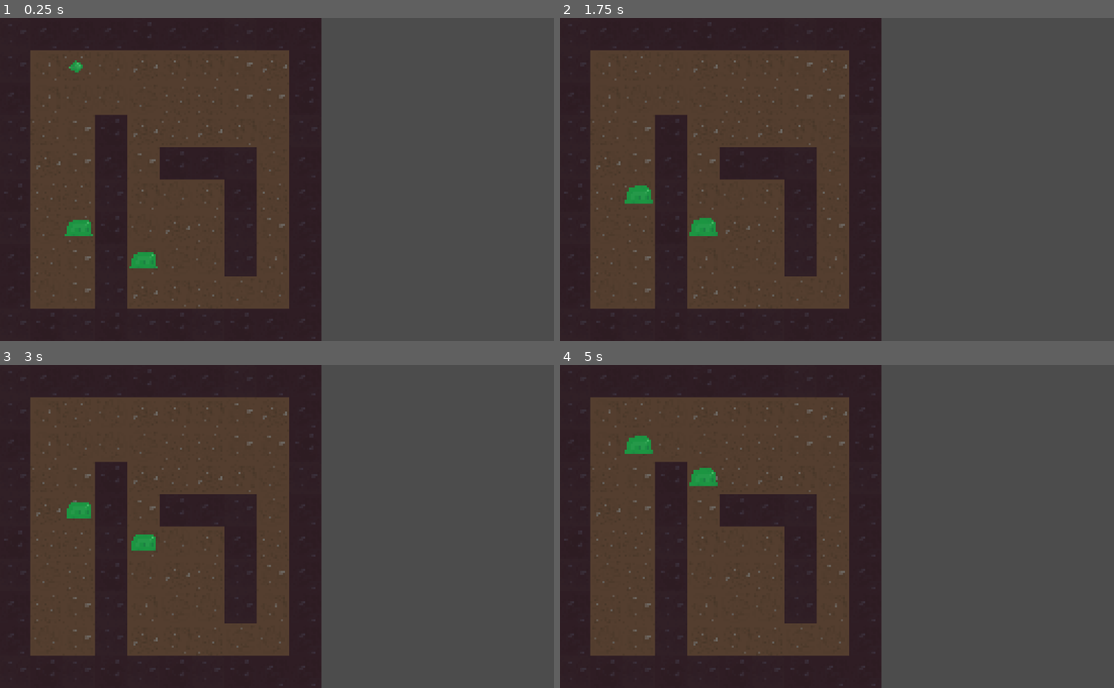
Above: before the commit, frames 1-4 (two rows, left to right).
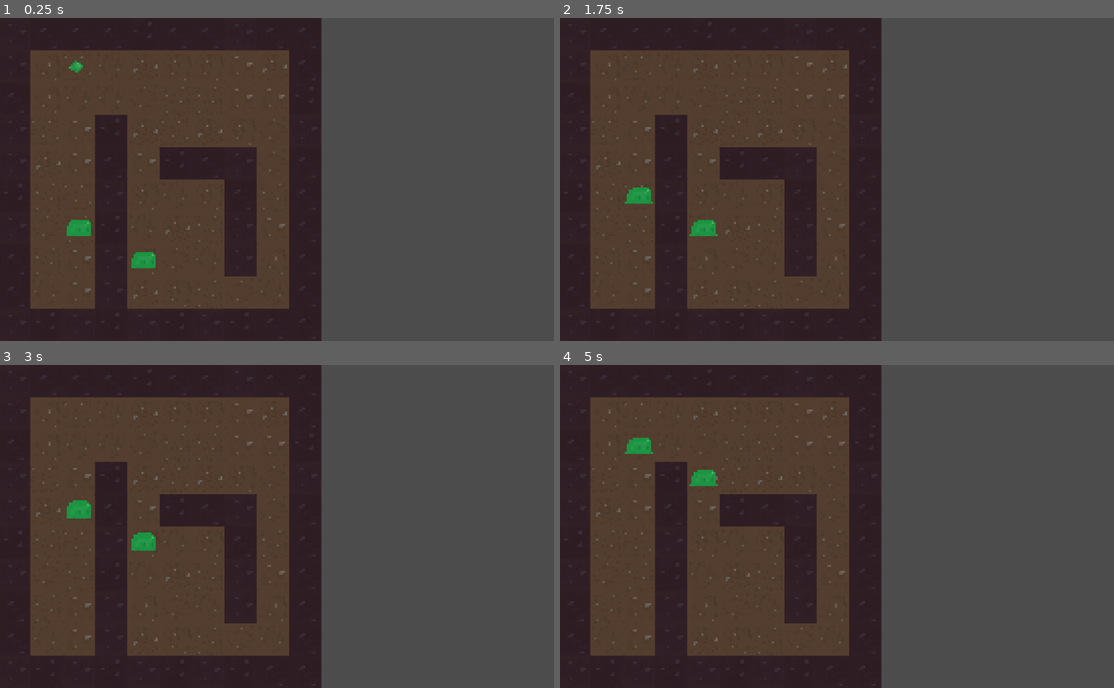
Above: after the commit, the same moments.

Repository: TuoLiYinLi/MonsterSmelter
Game: Godot game, scene res://test_3.tscn
Two runs of this game, one before a commit and one after it. Both use one fixed random seed, a clock stepped at 60 frames per second and the inputs below.
Inputs:
- Up to frame 1 (0.25 s): no input
- Up to frame 2 (1.75 s): no input
- Up to frame 3 (3 s): tap Enter at 2 s; tap Space at 2.75 s
- Up to frame 4 (5 s): no input

The runs differ from the first frame. In frame 1, less than 0.1% of the frame differs, in the area x 11-29%, y 62-78%; in frame 2, less than 0.1%, in the area x 11-29%, y 51-67%; in frame 3, less than 0.1%; in frame 4, less than 0.1%.

Commit message:
Update slime.tscn

Diff:
--- a/BattleEntity/slime.tscn
+++ b/BattleEntity/slime.tscn
@@ -5,6 +5,3 @@
 
 [node name="slime" instance=ExtResource( 1 )]
 script = ExtResource( 2 )
-
-[node name="AnimatedSprite" parent="sprite" index="0"]
-frame = 2
